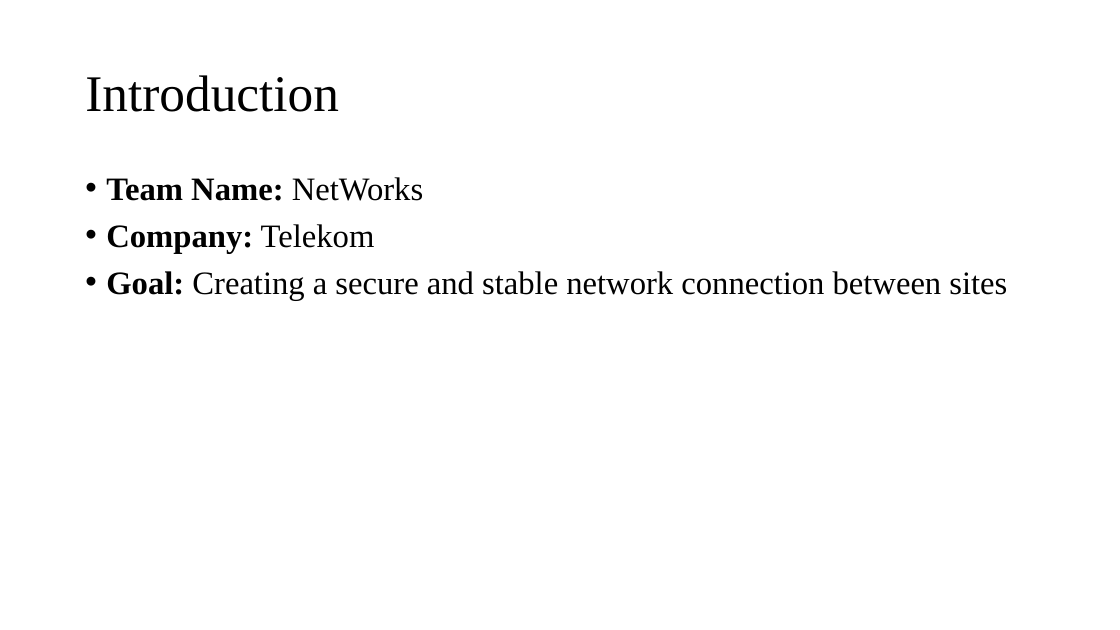
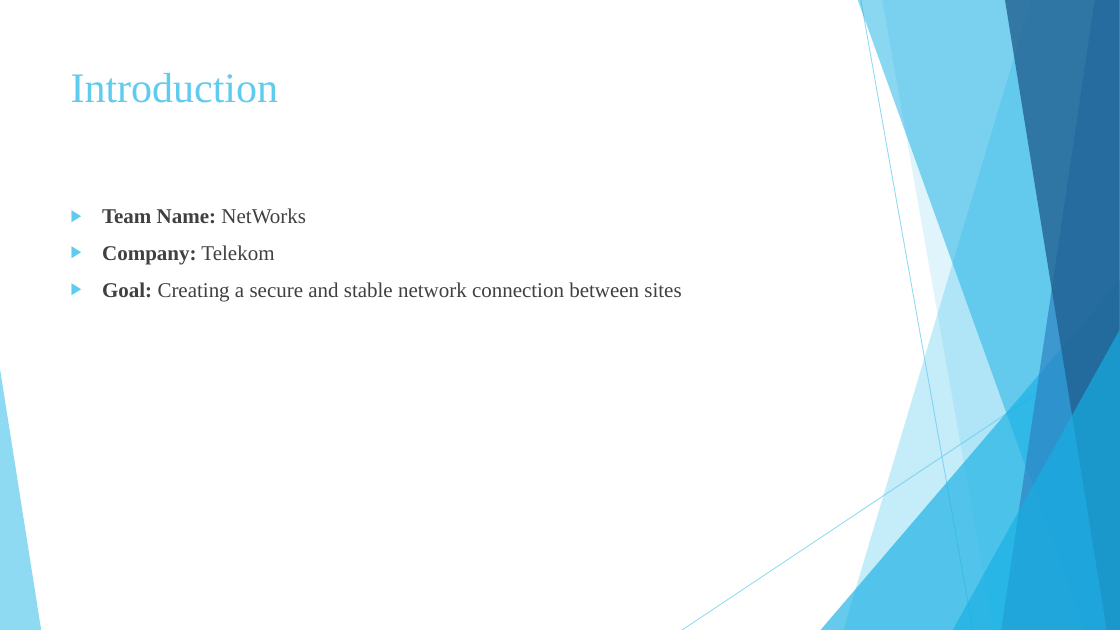
Before and after one commit to BalaWW/NetWorks, a slide deck: slide 2 of NetWorks Presentation.pptx. Drawn at 1120x630 pixels with LibreOffice and Linux fonts; fonts in the diff are those of the drawing. Boxes give left, top, right and bottom in pixels: in the first picture for what was removed or moved away, otherwise in the second. Text is boxed around its words. In the diff, an @@ line names an element or a change of style, - is before the commit and + after.

```diff
--- a/NetWorks Presentation.pptx
+++ b/NetWorks Presentation.pptx
@@ title "Introduction" moved from (x1=85, y1=75, x2=339, y2=112) to (x1=71, y1=73, x2=278, y2=103) @@
@@ title "Introduction" at (x1=71, y1=73, x2=278, y2=103): size 44 to 36 pt, text colour #000000 to #5FCBEF; line spacing 0.9 to 1; vertical alignment middle to top @@
@@ text "Team Name: NetWorks" moved from (x1=106, y1=177, x2=1007, y2=300) to (x1=102, y1=208, x2=681, y2=302) @@
@@ text "Team Name: NetWorks" at (x1=102, y1=208, x2=681, y2=302): size 28 to 18 pt, text colour #000000 to #404040; bullet • to ▶; line spacing 0.9 to 1 @@
@@ group added at (x1=0, y1=0, x2=1120, y2=630): 5 freeform shapes, 3 triangles, 2 lines @@
```
Also in this commit, not shown: 12 other slides changed, 2 other files.
